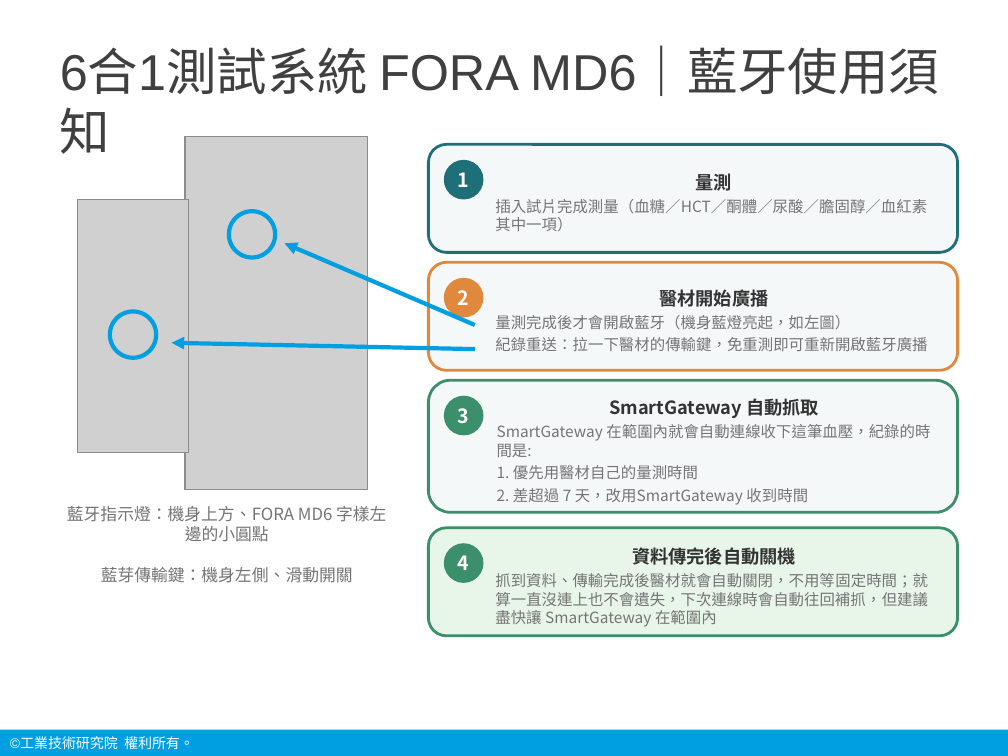
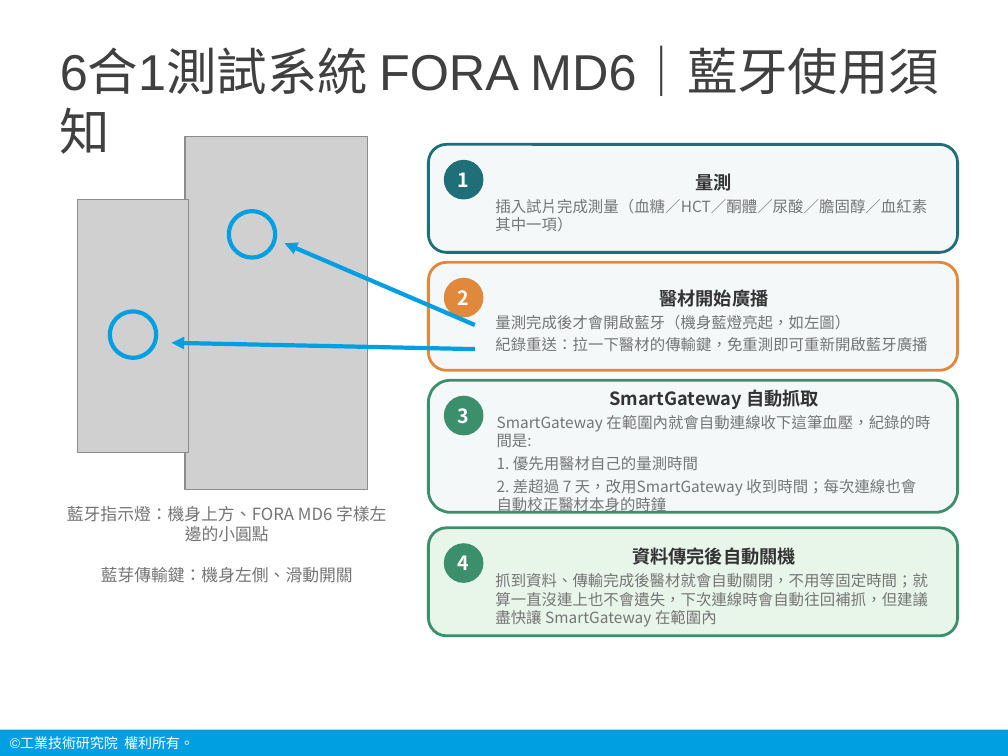
Before and after one commit to chanwunkong/pico-vitals-gateway, a slide deck: slide 19 of 說明/生理訊號中繼裝置_操作說明_20260908.pptx. Drawn at 1008x756 pixels with LibreOffice and Linux fonts; fonts in the diff are those of the drawing; grey boxes stand for pictures; background and template pictures are left out. Boxes give left, top, right and bottom in pixels: in the first picture for what was removed or moved away, otherwise in the second. Text is boxed around its words. In the diff, an @@ line names an element or a change of style, - is before the commit and + after.

```diff
--- a/說明/生理訊號中繼裝置_操作說明_20260908.pptx
+++ b/說明/生理訊號中繼裝置_操作說明_20260908.pptx
@@ text in rounded rectangle at (497,479,916,515): text changed @@
-2. 差超過 7 天，改用SmartGateway 收到時間
+2. 差超過 7 天，改用SmartGateway 收到時間；每次連線也會自動校正醫材本身的時鐘
```
Also in this commit, not shown: 6 other slides changed, 9 other files.
